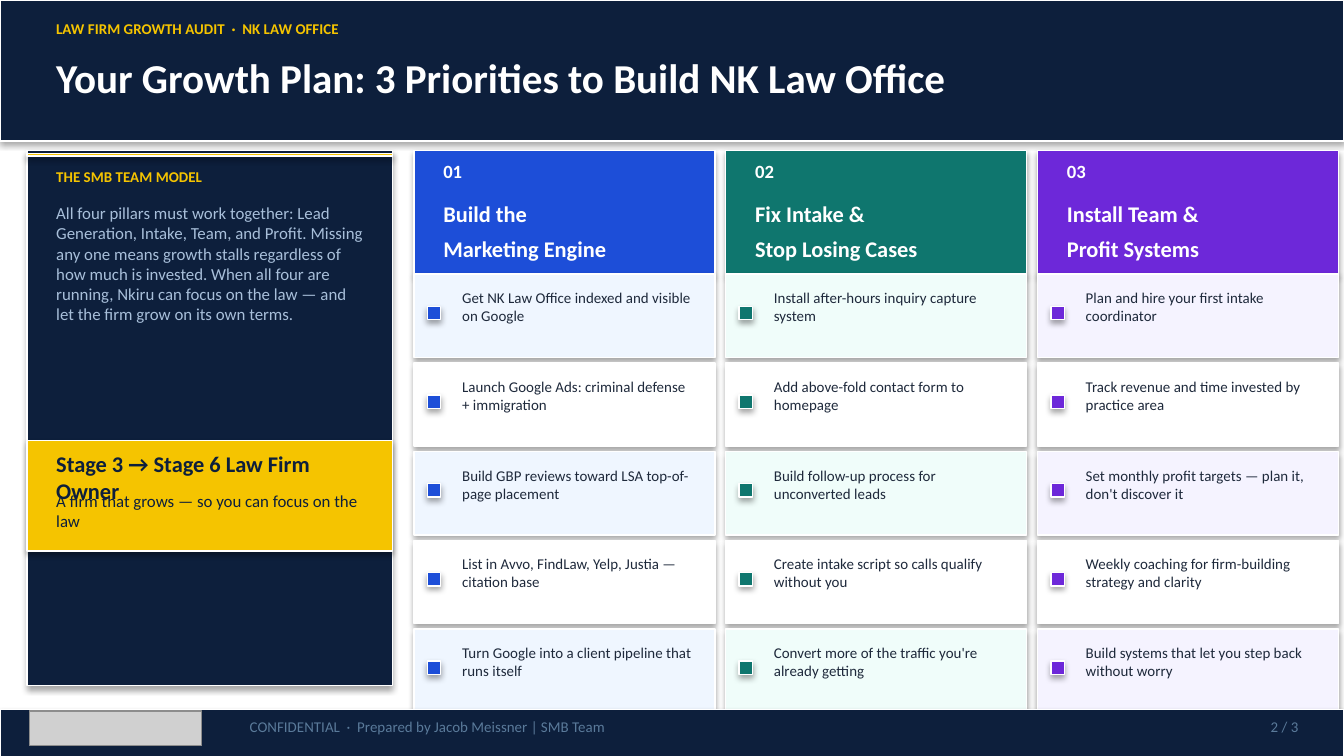
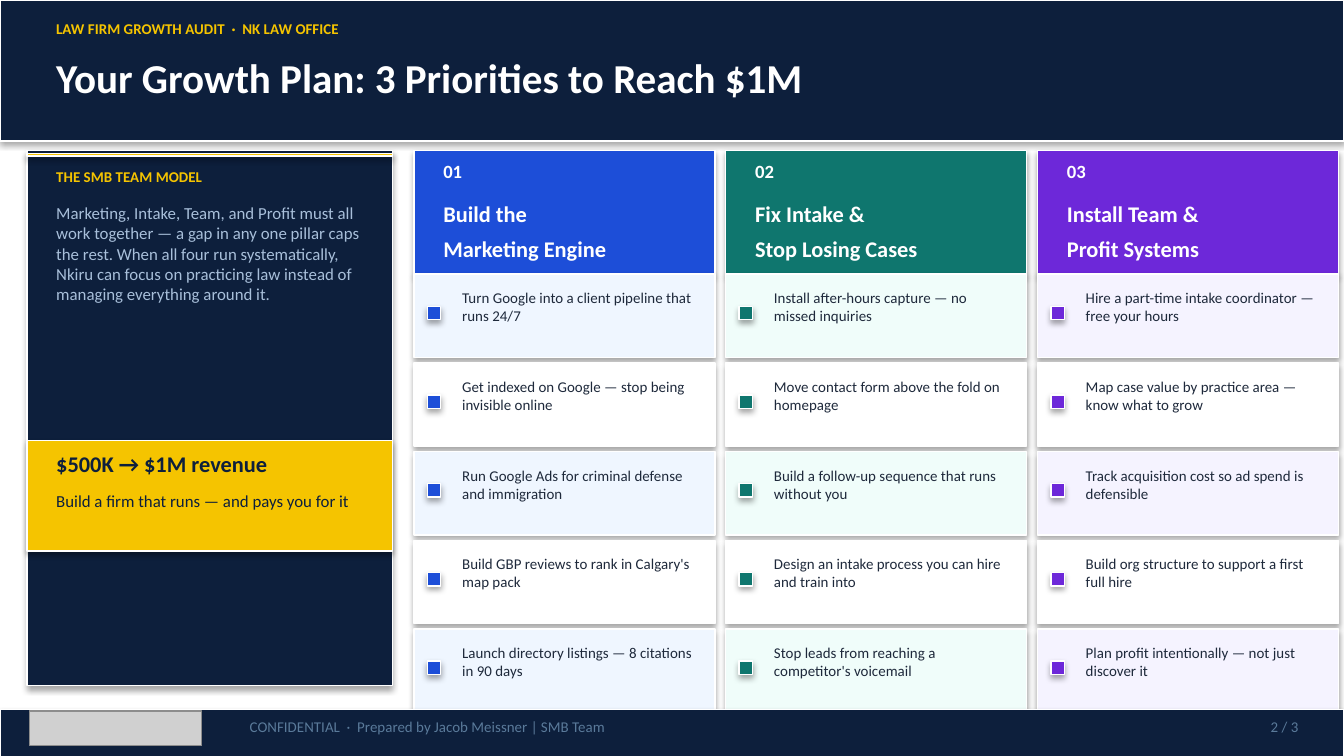
Before and after one commit to SMB-Team-Technology/workwith-smbteam, a slide deck: slide 2 of nk-law-office/NK_Law_Office_June_5_2026_Proposal.pptx. Drawn at 1344x756 pixels with LibreOffice and Linux fonts; fonts in the diff are those of the drawing; grey boxes stand for pictures. Boxes give left, top, right and bottom in pixels: in the first picture for what was removed or moved away, otherwise in the second. Text is boxed around its words. In the diff, an @@ line names an element or a change of style, - is before the commit and + after.

```diff
--- a/nk-law-office/NK_Law_Office_June_5_2026_Proposal.pptx
+++ b/nk-law-office/NK_Law_Office_June_5_2026_Proposal.pptx
@@ text at (56,64,802,98): text changed @@
-Your Growth Plan: 3 Priorities to Build NK Law Office
+Your Growth Plan: 3 Priorities to Reach $1M
@@ text at (56,207,359,303): text changed @@
-All four pillars must work together: Lead Generation, Intake, Team, and Profit. Missing any one means growth stalls regardless of how much is invested. When all four are running, Nkiru can focus on the law — and let the firm grow on its own terms.
+Marketing, Intake, Team, and Profit must all work together — a gap in any one pillar caps the rest. When all four run systematically, Nkiru can focus on practicing law instead of managing everything around it.
@@ text at (462,292,691,322): text changed @@
-Get NK Law Office indexed and visible on Google
+Turn Google into a client pipeline that runs 24/7
@@ text at (774,292,967,324): text changed @@
-Install after-hours inquiry capture system
+Install after-hours capture — no missed inquiries
@@ text at (1086,292,1297,324): text changed @@
-Plan and hire your first intake coordinator
+Hire a part-time intake coordinator — free your hours
@@ text at (462,381,685,410): text changed @@
-Launch Google Ads: criminal defense + immigration
+Get indexed on Google — stop being invisible online
@@ text at (774,381,1000,413): text changed @@
-Add above-fold contact form to homepage
+Move contact form above the fold on homepage
@@ text at (1086,381,1280,413): text changed @@
-Track revenue and time invested by practice area
+Map case value by practice area — know what to grow
@@ text at (56,457,267,475): text changed @@
-Stage 3 → Stage 6 Law Firm Owner
+$500K → $1M revenue
@@ text at (462,470,683,502): text changed @@
-Build GBP reviews toward LSA top-of-page placement
+Run Google Ads for criminal defense and immigration
@@ text at (774,470,996,502): text changed @@
-Build follow-up process for unconverted leads
+Build a follow-up sequence that runs without you
@@ text at (1086,470,1303,499): text changed @@
-Set monthly profit targets — plan it, don't discover it
+Track acquisition cost so ad spend is defensible
@@ text at (56,495,348,510): text changed @@
-A firm that grows — so you can focus on the law
+Build a firm that runs — and pays you for it
@@ text at (462,558,690,590): text changed @@
-List in Avvo, FindLaw, Yelp, Justia — citation base
+Build GBP reviews to rank in Calgary's map pack
@@ text at (774,558,1001,587): text changed @@
-Create intake script so calls qualify without you
+Design an intake process you can hire and train into
@@ text at (1086,558,1304,587): text changed @@
-Weekly coaching for firm-building strategy and clarity
+Build org structure to support a first full hire
@@ text at (462,647,692,679): text changed @@
-Turn Google into a client pipeline that runs itself
+Launch directory listings — 8 citations in 90 days
@@ text at (774,647,935,679): text changed @@
-Convert more of the traffic you're already getting
+Stop leads from reaching a competitor's voicemail
@@ text at (1086,647,1295,676): text changed @@
-Build systems that let you step back without worry
+Plan profit intentionally — not just discover it
```
Also in this commit, not shown: 2 other slides changed, 1 other file.
